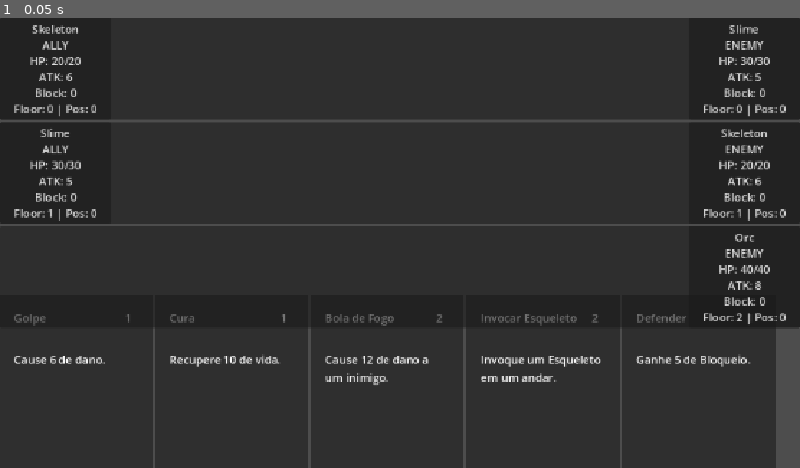
Above: before the commit, frame 1.
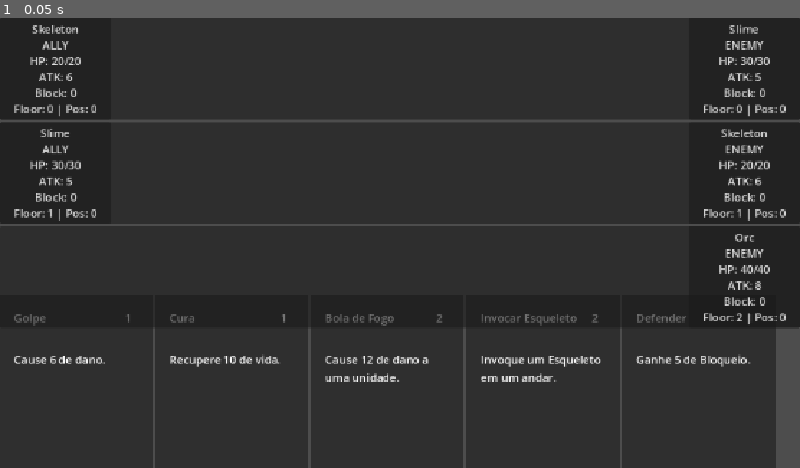
Above: after the commit, the same moment.

Repository: felippe-miguel/be-card
Game: Godot game, scene res://scenes/game.tscn
Two runs of this game, one before a commit and one after it. Both use one fixed random seed, a clock stepped at 60 frames per second and the inputs below.
Inputs:
- Up to frame 1 (0.05 s): no input

The runs differ from the first frame. In frame 1, less than 0.1% of the frame differs, in the area x 43-50%, y 78-82%.

Commit message:
refactor(targeting): permite targe ser por unidade ou unidade + faction

Diff:
--- a/data/cards/defend.json
+++ b/data/cards/defend.json
@@ -8,6 +8,7 @@
     {
       "type": "block",
       "target": "selected_unit",
+      "target_faction": "ally",
       "amount": 5
     }
   ]
--- a/data/cards/fireball.json
+++ b/data/cards/fireball.json
@@ -1,7 +1,7 @@
 {
   "id": "fireball",
   "name": "Bola de Fogo",
-  "description": "Cause 12 de dano a um inimigo.",
+  "description": "Cause 12 de dano a uma unidade.",
   "cost": 2,
   "type": "attack",
   "effects": [
--- a/data/cards/heal.json
+++ b/data/cards/heal.json
@@ -8,6 +8,7 @@
     {
       "type": "heal",
       "target": "selected_unit",
+      "target_faction": "ally",
       "amount": 10
     }
   ]
--- a/data/cards/strike.json
+++ b/data/cards/strike.json
@@ -8,6 +8,7 @@
     {
       "type": "damage",
       "target": "selected_unit",
+      "target_faction": "enemy",
       "amount": 6
     }
   ]
--- a/scenes/unit_view.tscn
+++ b/scenes/unit_view.tscn
@@ -2,7 +2,7 @@
 
 [ext_resource type="Script" uid="uid://cpkyo2oqerb25" path="res://scripts/unit_view.gd" id="1_1l4p3"]
 
-[node name="Enemy" type="Button" unique_id=1532495133]
+[node name="UnitView" type="Button" unique_id=1532495133]
 custom_minimum_size = Vector2(160, 80)
 anchors_preset = 15
 anchor_right = 1.0
--- a/scripts/effect_system.gd
+++ b/scripts/effect_system.gd
@@ -15,10 +15,15 @@
 ) -> void:
 	var type = effect.get("type", "")
 	var target_type = effect.get("target", "")
+	var target_faction: String = effect.get("target_faction", "")
 	var targets: Array[Unit] = []
 
 	if type != "summon":
-		targets = target_system.get_card_targets(target_type, selected_unit)
+		targets = target_system.get_card_targets(
+			target_type,
+			selected_unit,
+			target_faction
+		)
 
 		if target_type == "selected_unit" and targets.is_empty():
 			print("Efeito precisa de uma unidade selecionada!")
@@ -70,3 +75,16 @@
 
 		_:
 			print("Efeito desconhecido: ", type)
+
+func can_target_selected_unit(effect: Dictionary, selected_unit: Unit) -> bool:
+	if effect.get("target", "") != "selected_unit":
+		return true
+
+	var target_faction: String = effect.get("target_faction", "")
+	var targets = target_system.get_card_targets(
+		"selected_unit",
+		selected_unit,
+		target_faction
+	)
+
+	return not targets.is_empty()
--- a/scripts/game.gd
+++ b/scripts/game.gd
@@ -105,6 +105,10 @@
 	if game_state.current != GameState.State.TARGETING_UNIT:
 		return
 
+	if not can_select_unit_for_card(pending_card, unit):
+		print("A unidade selecionada não é um alvo válido para esta carta.")
+		return
+
 	print(
 		"Unit selecionada: ", unit.name,
 		" | Faction: ", unit.faction,
@@ -117,6 +121,13 @@
 		execute_card(pending_card, unit)
 		pending_card = null
 
+func can_select_unit_for_card(card: Card, unit: Unit) -> bool:
+	for effect in card.data.effects:
+		if not effect_system.can_target_selected_unit(effect, unit):
+			return false
+
+	return true
+
 func execute_card(
 	card: Card,
 	selected_unit: Unit = null,
--- a/scripts/target_system.gd
+++ b/scripts/target_system.gd
@@ -86,10 +86,17 @@
 # ==========================================
 # CARD TARGETING
 # ==========================================
-func get_card_targets(target_type: String, selected_unit: Unit = null) -> Array[Unit]:
+func get_card_targets(
+	target_type: String,
+	selected_unit: Unit = null,
+	target_faction: String = ""
+) -> Array[Unit]:
 	match target_type:
 		"selected_unit":
 			if selected_unit == null:
+				return []
+
+			if not matches_target_faction(selected_unit, target_faction):
 				return []
 
 			return [selected_unit]
@@ -104,6 +111,21 @@
 			print("Tipo de alvo de carta desconhecido: ", target_type)
 			return []
 
+func matches_target_faction(unit: Unit, target_faction: String) -> bool:
+	if target_faction.is_empty():
+		return true
+
+	match target_faction:
+		"ally":
+			return unit.faction == Unit.Faction.ALLY
+
+		"enemy":
+			return unit.faction == Unit.Faction.ENEMY
+
+		_:
+			print("Facção de alvo de carta desconhecida: ", target_faction)
+			return false
+
 func get_units_by_faction(faction: Unit.Faction) -> Array[Unit]:
 	var targets: Array[Unit] = []
 
Not shown, changed: AGENTS.md
Not shown, changed: docs/ARCHITECTURE.md
